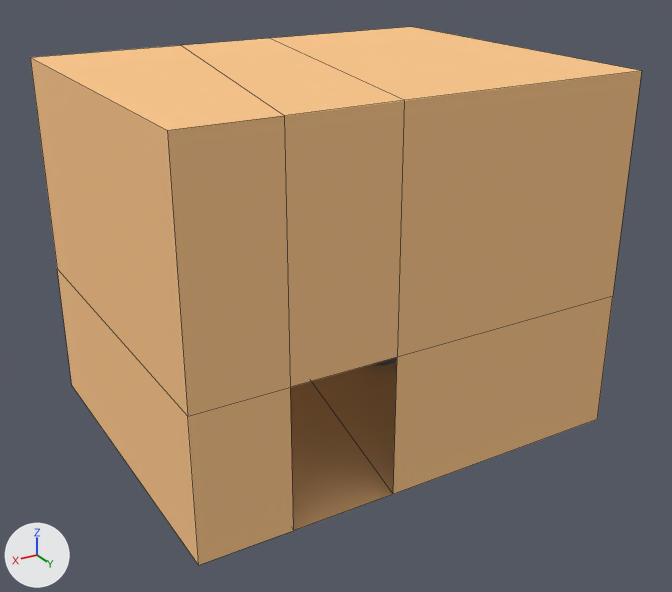
An edit to the Blender file TheOvercoat/Assets/Models(blend)/Interior/berberShop.blend, drawn before and after from the same camera.
Both versions are drawn from a 50 mm camera at (5.34, 8.12, 5.46) aimed at (0.4, -0.11, 1.34). Every picture has the same lights, and +X, +Y and +Z are marked at lower left. Mesh edges are drawn as thin lines on the coarser meshes.
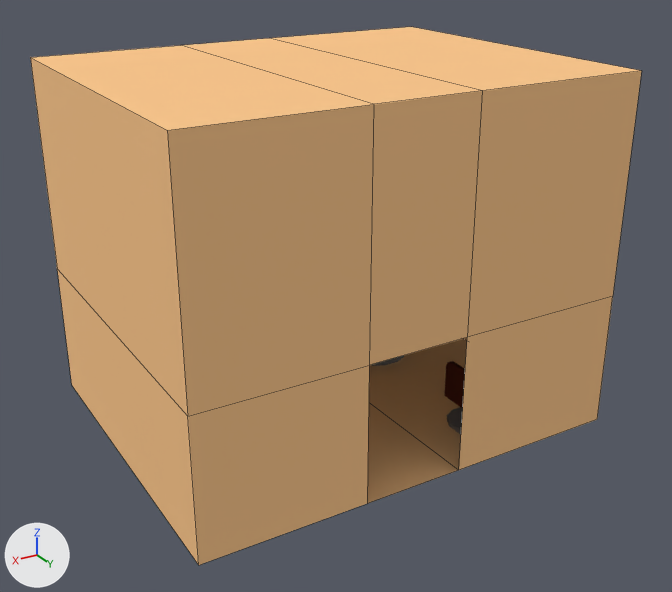
Location of each change, [x1, y1, x2, y2] in pixels of the pictures (672 x 592 px; the box of a moved part takes in the faces that stretch with it):
part 1 of me_cube_004, moved or reshaped
    both: [179, 37, 512, 532]

Diff of the bpy script that builds the scene:
```diff
--- a/TheOvercoat/Assets/Models(blend)/Interior/berberShop.blend.py
+++ b/TheOvercoat/Assets/Models(blend)/Interior/berberShop.blend.py
@@ me_cube_004 @@
 me_cube_004.from_pydata(...)  # 24 vertices, 21 faces; spans x -0.91..5.35, y -2.38..1.58, z -1.5..2.5
 # used by ob_cube; location = (-1.38, 0.04, 1.36); scale = (0.798, 1.0, 1.0)
 # before: 12 (2.68, 1.58, 2.5) at pixel (404, 100), 13 (2.68, 1.58, -1.5) at pixel (393, 494), 17 (2.68, 1.58, 0.06) at pixel (397, 357), 18 (4.12, 1.58, 2.5) at pixel (284, 115), 20 (4.12, 1.58, 0.06) at pixel (290, 387)
 # before: 21 (4.12, 1.58, -1.5) at pixel (293, 530)
+# me_cube_004 part 1
+for i in [12, 13, 17, 18, 20, 21]: me_cube_004.vertices[i].co += Vector((-1.06, 0.0, 0.0))
 me_cube_004.materials.append(mat_material)
```
